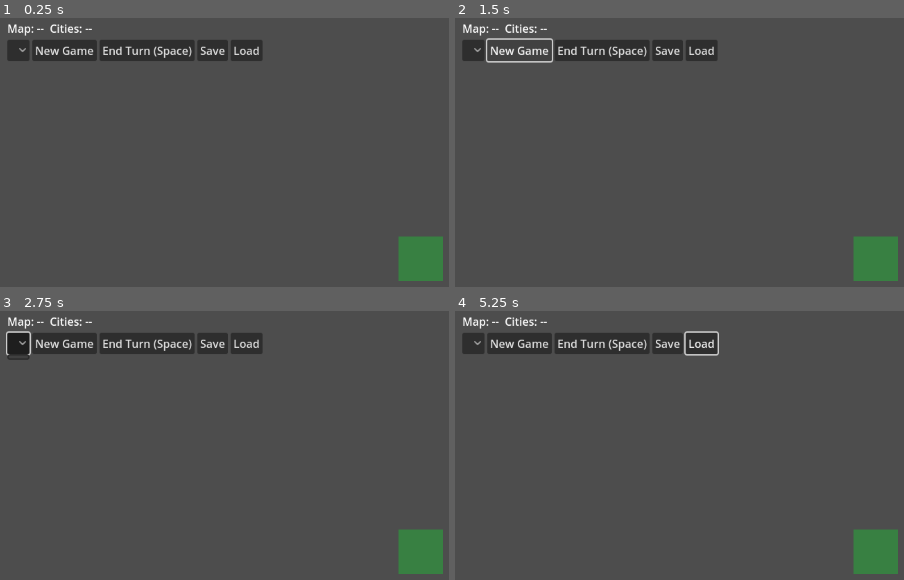
Above: before the commit, frames 1-4 (two rows, left to right).
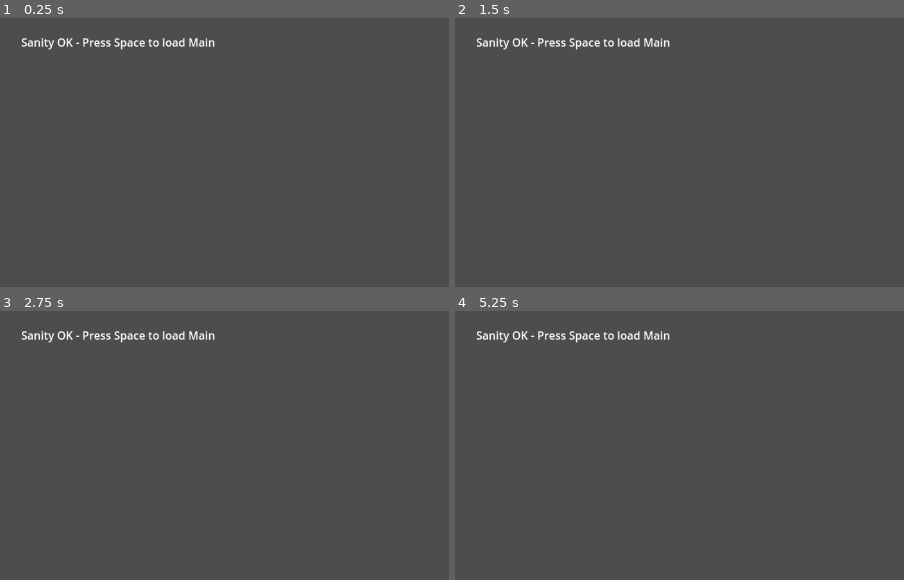
Above: after the commit, the same moments.

Repository: EarlTheDuke/-Modern-Warfare-Empire-Earth
Game: Godot game, scene res://scenes/Sanity.tscn
Same seed, same stepped clock (60 frames per second), same inputs: the game is played once before the commit and once after it. Before the commit the project starts from res://scenes/Main.tscn.
Inputs (mouse positions are in pixels of both pictures, inside the frame that each line leads up to):
- Up to frame 1 (0.25 s): no input
- Up to frame 2 (1.5 s): click (517, 50) at 0.5 s, where only the run before the commit has a clickable "New Game"; click (517, 50) at 1.25 s, where only the run before the commit has a clickable "New Game"
- Up to frame 3 (2.75 s): click (17, 343) at 2.02 s
- Up to frame 4 (5.25 s): click (603, 343) at 2.75 s, where only the run before the commit has a clickable "End Turn (Space)"; click (666, 343) at 3.5 s, where only the run before the commit has a clickable "Save"; click (701, 343) at 4.25 s, where only the run before the commit has a clickable "Load"; move the mouse to (outside the picture) at 5.02 s; hold D from 5.03 s (still down); tap R at 5.1 s; click (outside the picture) at 5.17 s

The runs differ from the first frame. In frame 1, 5.9% of the frame differs, in the area x 1-99%, y 2-98%; in frame 2, 5.5%; in frame 3, 6.1%; in frame 4, 6.1%.
Error before the commit: Parse Error: Cannot infer the type of "lines" variable because the value doesn't have a set type. (res://scripts/Main.gd:67)

Commit message:
Godot: add Sanity.tscn minimal scene; set as run scene; Space switches to Main.tscn

Diff:
--- a/godot/project.godot
+++ b/godot/project.godot
@@ -11,7 +11,7 @@
 [application]
 
 config/name="Modern Warfare Empire Earth"
-run/main_scene="res://scenes/Main.tscn"
+run/main_scene="res://scenes/Sanity.tscn"
 config/features=PackedStringArray("4.4")
 
 [autoload]
--- /dev/null
+++ b/godot/scenes/Sanity.tscn
@@ -0,0 +1,11 @@
+[gd_scene load_steps=2 format=3]
+
+[ext_resource type="Script" path="res://scripts/Sanity.gd" id="1_kr3yq"]
+
+[node name="Sanity" type="Node2D"]
+script = ExtResource("1_kr3yq")
+
+[node name="Label" type="Label" parent="."]
+offset_left = 32.0
+offset_top = 32.0
+text = "Loading..."
--- /dev/null
+++ b/godot/scripts/Sanity.gd
@@ -0,0 +1,13 @@
+extends Node2D
+
+@onready var label: Label = $Label
+
+func _ready() -> void:
+	print("[Sanity] Scene loaded.")
+	if label:
+		label.text = "Sanity OK - Press Space to load Main"
+
+func _unhandled_input(event: InputEvent) -> void:
+	if event is InputEventKey and event.pressed and event.keycode == KEY_SPACE:
+		print("[Sanity] Switching to Main.tscn")
+		get_tree().change_scene_to_file("res://scenes/Main.tscn")
